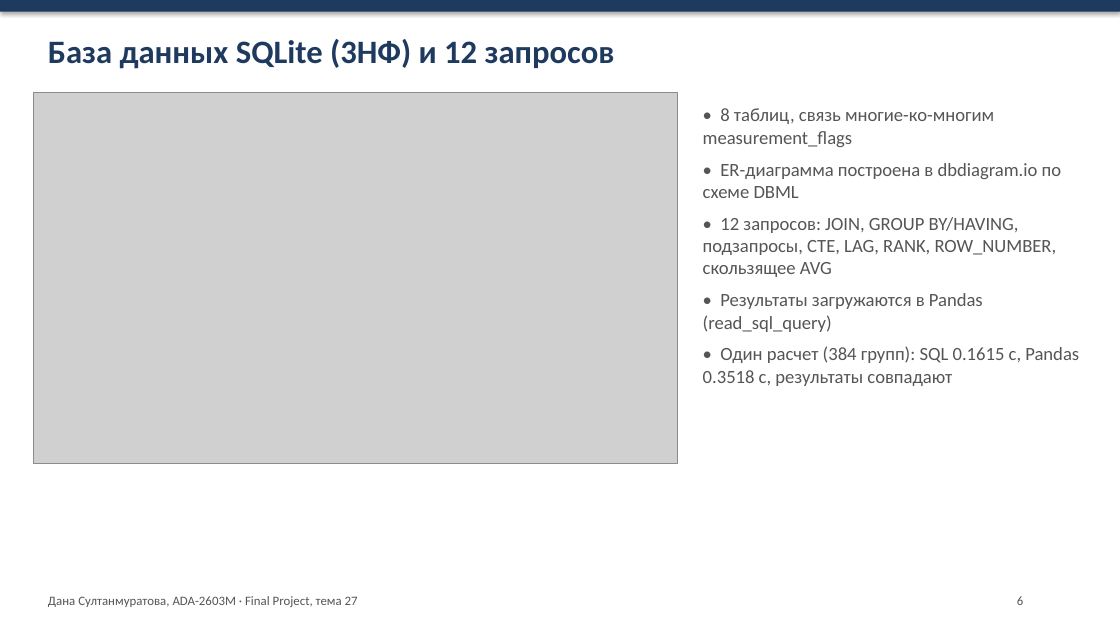
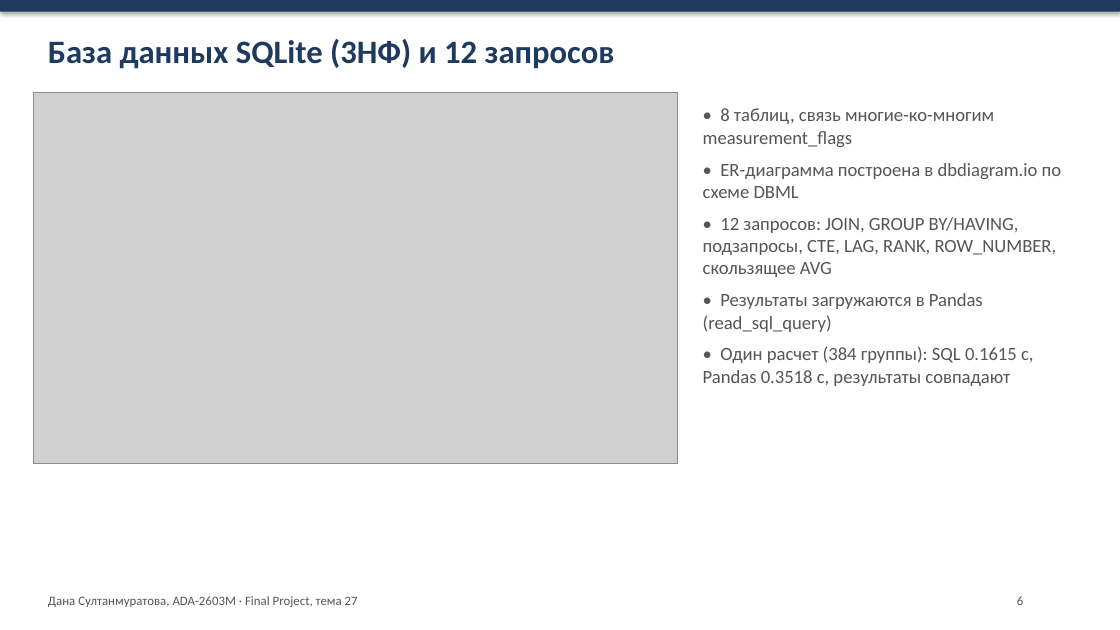
Before and after one commit to dsultless/oil_well_regimes, a slide deck: slide 6 of reports/Final_Project_Presentation_Sultanmuratova.pptx. Drawn at 1120x630 pixels with LibreOffice and Linux fonts; fonts in the diff are those of the drawing; grey boxes stand for pictures. Boxes give left, top, right and bottom in pixels: in the first picture for what was removed or moved away, otherwise in the second. Text is boxed around its words. In the diff, an @@ line names an element or a change of style, - is before the commit and + after.

Commit message:
Report and slides: wording, grammar, table labels, file properties

```diff
--- a/reports/Final_Project_Presentation_Sultanmuratova.pptx
+++ b/reports/Final_Project_Presentation_Sultanmuratova.pptx
@@ text at (x1=703, y1=346, x2=1034, y2=386): text changed @@
-• Один расчет (384 групп): SQL 0.1615 с, Pandas 0.3518 с, результаты совпадают
+• Один расчет (384 группы): SQL 0.1615 с, Pandas 0.3518 с, результаты совпадают
```
Also in this commit, not shown: 2 other slides changed, 3 other files.
